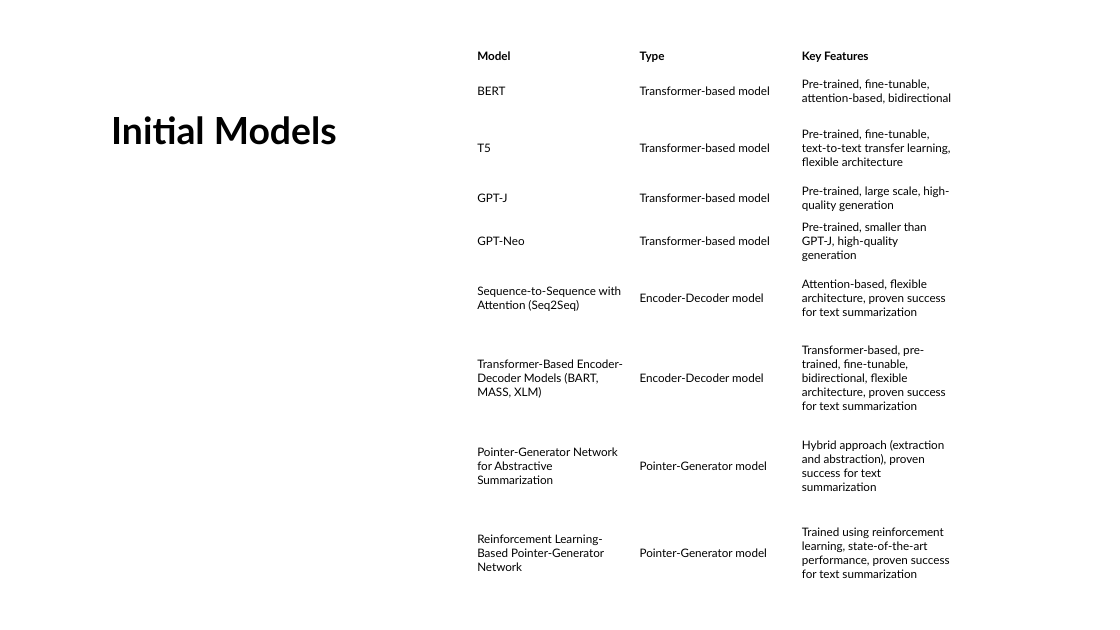
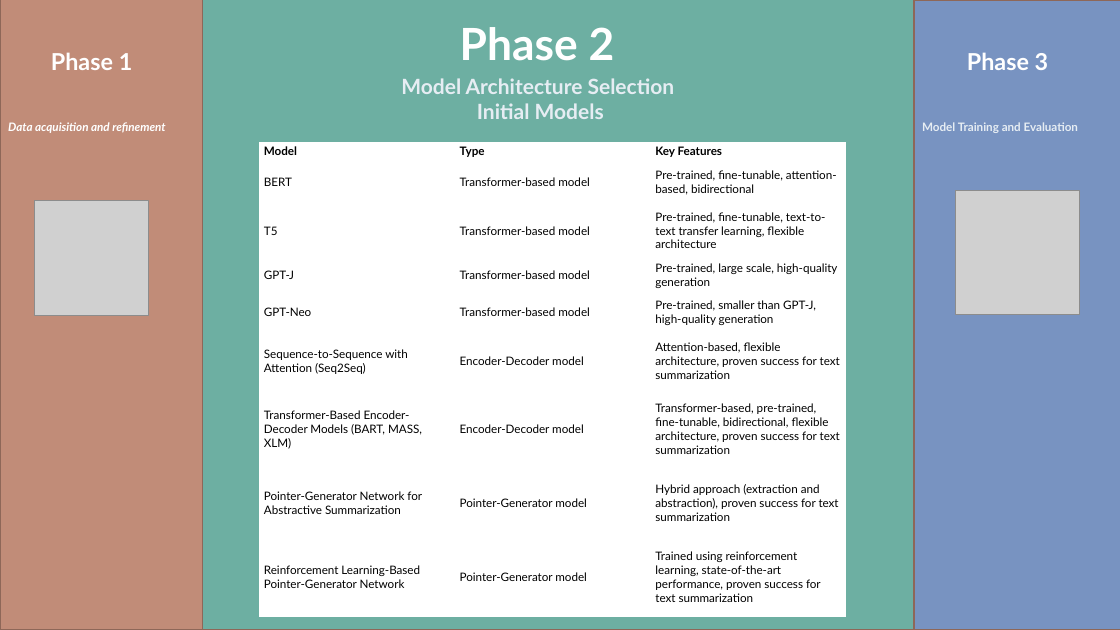
Before and after one commit to heyodai/cs5530-project, a slide deck: slide 6 of Presentation.pptx (slide 8 before the commit). Drawn at 1120x630 pixels with LibreOffice and Linux fonts; fonts in the diff are those of the drawing; grey boxes stand for pictures. Boxes give left, top, right and bottom in pixels: in the first picture for what was removed or moved away, otherwise in the second. Text is boxed around its words. In the diff, an @@ line names an element or a change of style, - is before the commit and + after.

```diff
--- a/Presentation.pptx
+++ b/Presentation.pptx
@@ rectangle added at bbox=[0, 0, 202, 629], fill #C18C78, outline #8F6859 1 pt @@
@@ rectangle added at bbox=[202, 0, 914, 629], fill #6DAFA2, outline #8F6859 1 pt @@
@@ text added at bbox=[460, 27, 615, 61], 38 pt, text #FFFFFF, bold @@
+Phase 2
@@ rectangle added at bbox=[914, 0, 1120, 630], fill #7893C1, outline #8F6859 1 pt @@
@@ text added at bbox=[51, 52, 133, 70], 20 pt, text #FFFFFF, bold @@
+Phase 1
@@ text added at bbox=[967, 52, 1049, 70], 20 pt, text #FFFFFF, bold @@
+Phase 3
@@ text added at bbox=[401, 78, 675, 119], 18 pt, text #E6EDF3, bold @@
+Model Architecture Selection
+Initial Models
@@ title removed at bbox=[111, 116, 337, 145] @@
-Initial Models
@@ text added at bbox=[8, 122, 165, 133], 10 pt, text #FFFFFF, bold, italic @@
+Data acquisition and refinement
@@ table: place and size @@
-table at bbox=[472, 46, 959, 601]
+table at bbox=[259, 142, 846, 618]
@@ text added at bbox=[922, 122, 1078, 133], 10 pt, text #E6EDF3, bold @@
+Model Training and Evaluation
@@ picture added at bbox=[34, 201, 149, 315] @@
@@ picture added at bbox=[956, 191, 1080, 314] @@
```
Also in this commit, not shown: 5 other slides changed, 3 slides removed.
